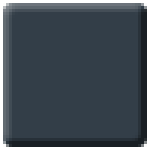
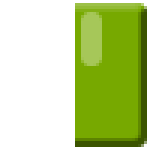
Layers edited between the first and the second 150px x 150px image:
added layer "圆角矩形 1" (35%) above "UnselectedOverlay" over [81, 12, 102, 66]
added layer "SelectedOverlay" above "Down" over [75, 3, 147, 147]
hid "Normal" over [3, 3, 147, 147]
